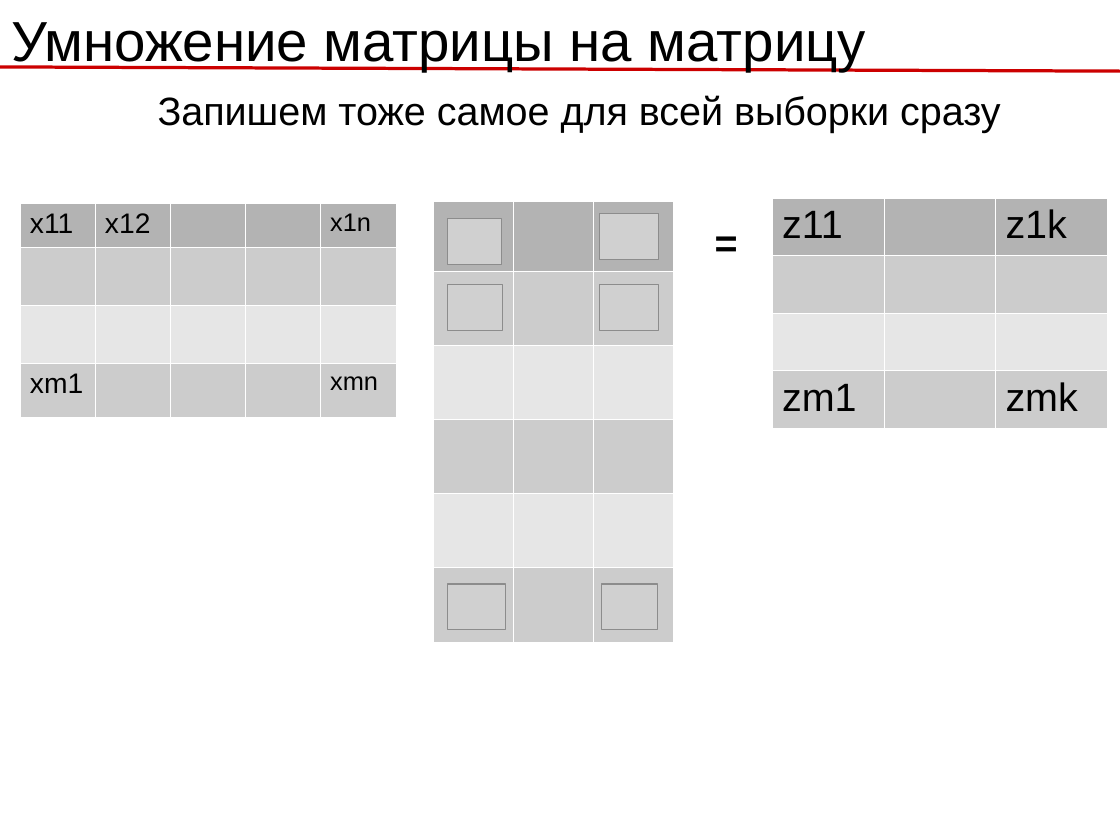
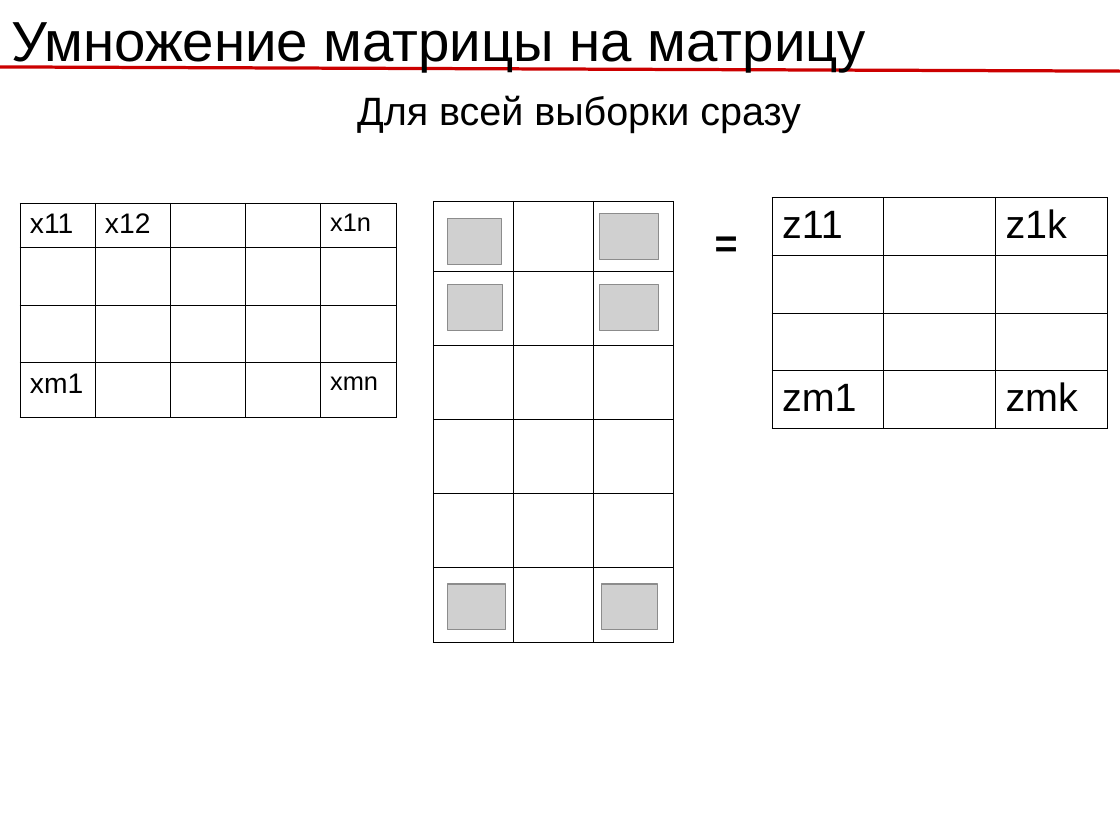
Before and after one commit to rykachevskiy/239, a slide deck: slide 3 of 6.Intro_to_NN/MatMul.odp. Drawn at 1120x840 pixels with LibreOffice and Linux fonts; fonts in the diff are those of the drawing; grey boxes stand for pictures. Boxes give left, top, right and bottom in pixels: in the first picture for what was removed or moved away, otherwise in the second. Text is boxed around its words. In the diff, an @@ line names an element or a change of style, - is before the commit and + after.

```diff
--- a/6.Intro_to_NN/MatMul.odp
+++ b/6.Intro_to_NN/MatMul.odp
@@ text at [357, 95, 801, 133]: text changed @@
-Запишем тоже самое для всей выборки сразу
+Для всей выборки сразу
@@ table at [20, 203, 397, 409] @@
@@ fill #B3B3B3 to none in 3 cells @@
@@ fill #CCCCCC to none in 2 cells @@
@@ borders changed @@
@@ table at [433, 201, 674, 642] @@
@@ borders changed @@
@@ table at [772, 197, 1108, 415] @@
@@ fill #B3B3B3 to none in 2 cells @@
@@ fill #CCCCCC to none in 2 cells @@
@@ borders changed @@
```
Also in this commit, not shown: 3 other slides changed, 9 other files.
